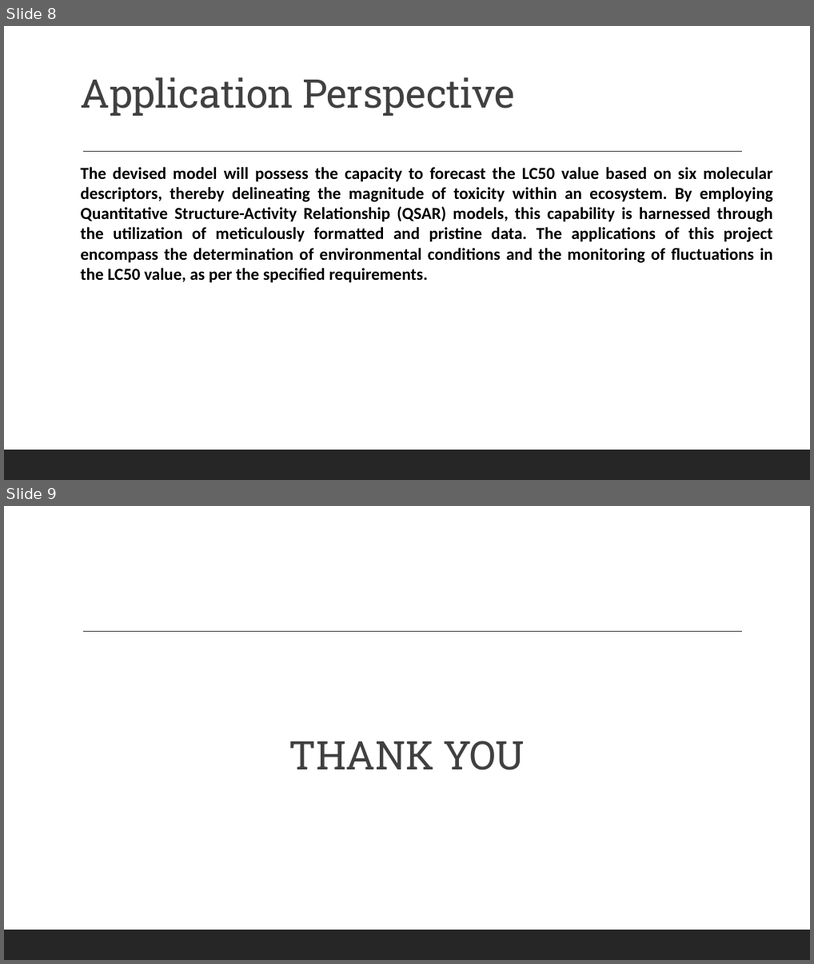
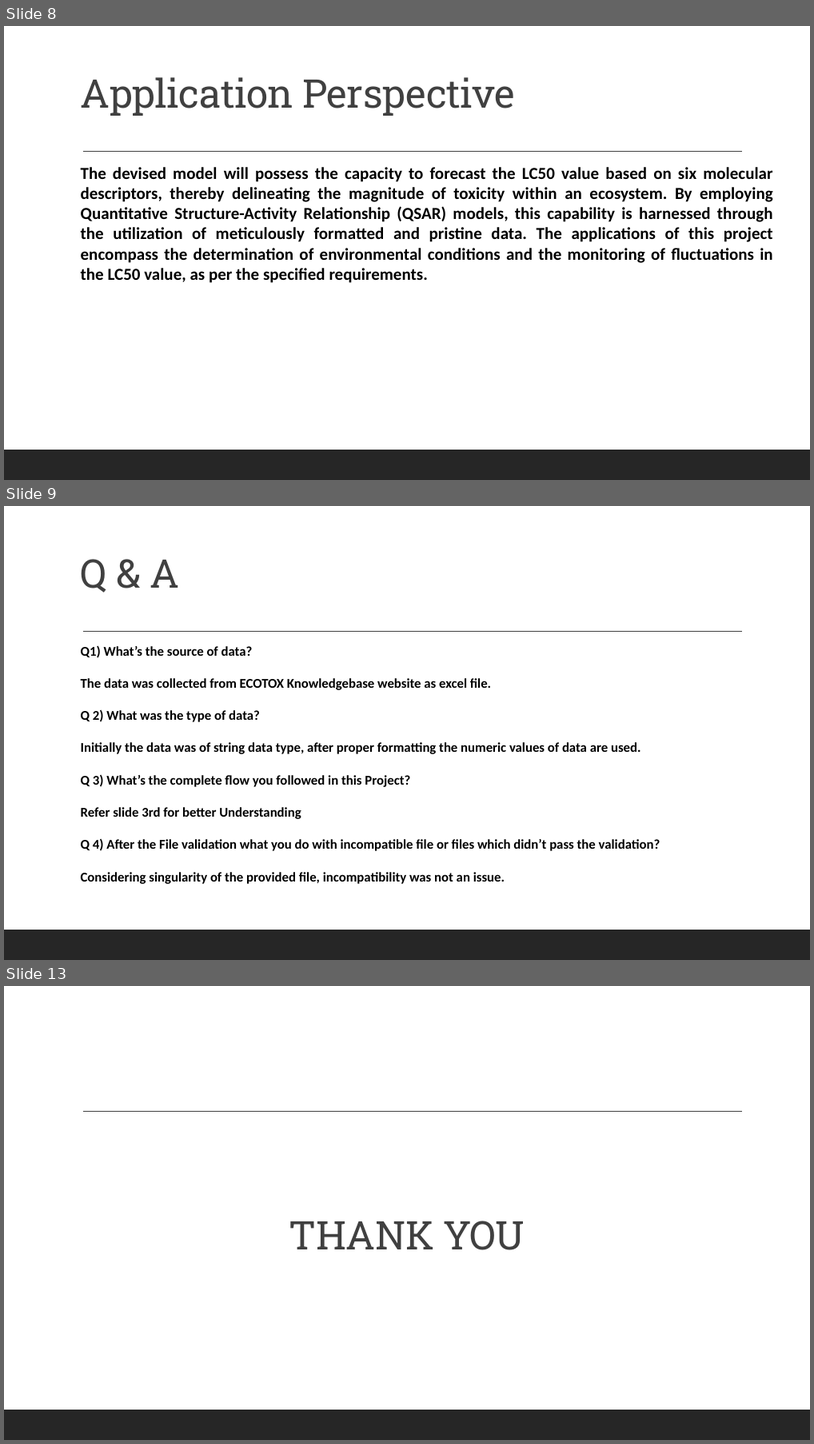
Before and after one commit to TRY-ER/Prediction-of-LC50-value-using-Quantitative-structure-activity-relationship-models-QSAR-models-, a slide deck: docs/LC50 VALUE PREDICTION.pptx. Shown one above the other, each under a label of ours: slides 8 and 9 before the commit, slides 8, 9 and 13 after it; the slides between them are not shown. The pictures are 814x964 and 814x1444 pixels, drawn with LibreOffice and Linux fonts; fonts in the diff are those of the drawing. Boxes give left, top, right and bottom in pixels: in the first picture for what was removed or moved away, otherwise in the second. Text is boxed around its words. In the diff, an @@ line names an element or a change of style, - is before the commit and + after.

```diff
--- a/docs/LC50 VALUE PREDICTION.pptx
+++ b/docs/LC50 VALUE PREDICTION.pptx
@@ slide 9 added at (x1=4, y1=506, x2=810, y2=960), background #FFFFFF; not listed: 2 template elements that a slide beside it also shows @@
@@ title added at (x1=81, y1=559, x2=179, y2=592), 47 pt, text #404040 @@
+Q & A
@@ text added at (x1=81, y1=645, x2=661, y2=884), 16 pt, text #000000, bold @@
+Q1) What’s the source of data?
+The data was collected from ECOTOX Knowledgebase website as excel file.
+Q 2) What was the type of data?
+Initially the data was of string data type, after proper formatting the numeric values of data are used.
+Q 3) What’s the complete flow you followed in this Project?
+Refer slide 3rd for better Understanding
+Q 4) After the File validation what you do with incompatible file or files which didn’t pass the validation?
+Considering singularity of the provided file, incompatibility was not an issue.
@@ what was slide 9 is now slide 13 @@
```
Also in this commit, not shown: 3 other slides added, 2 other files.
